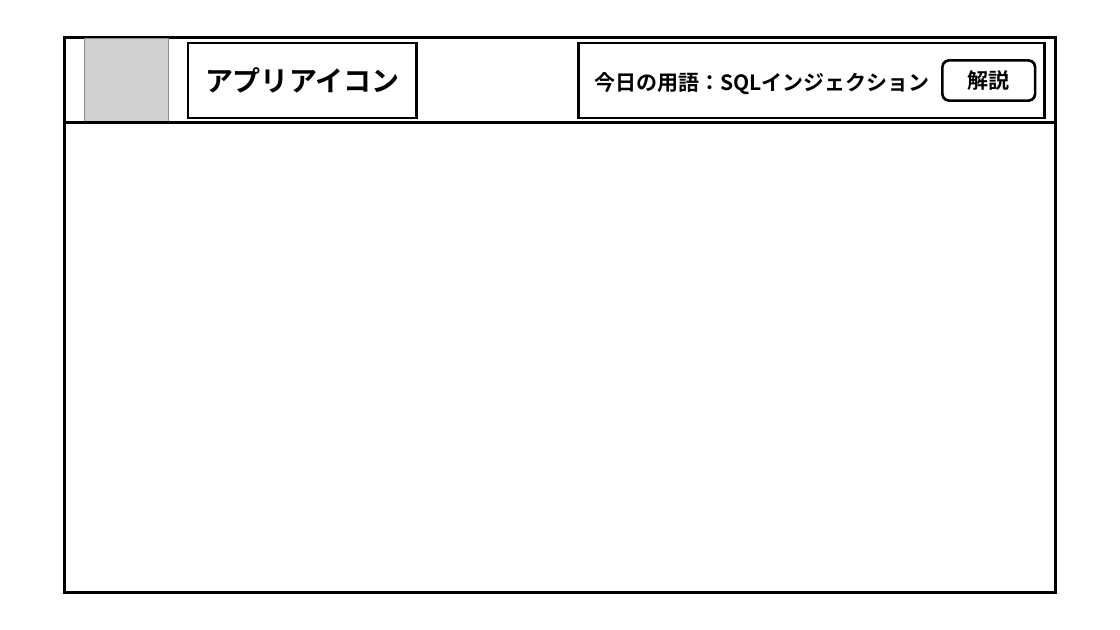
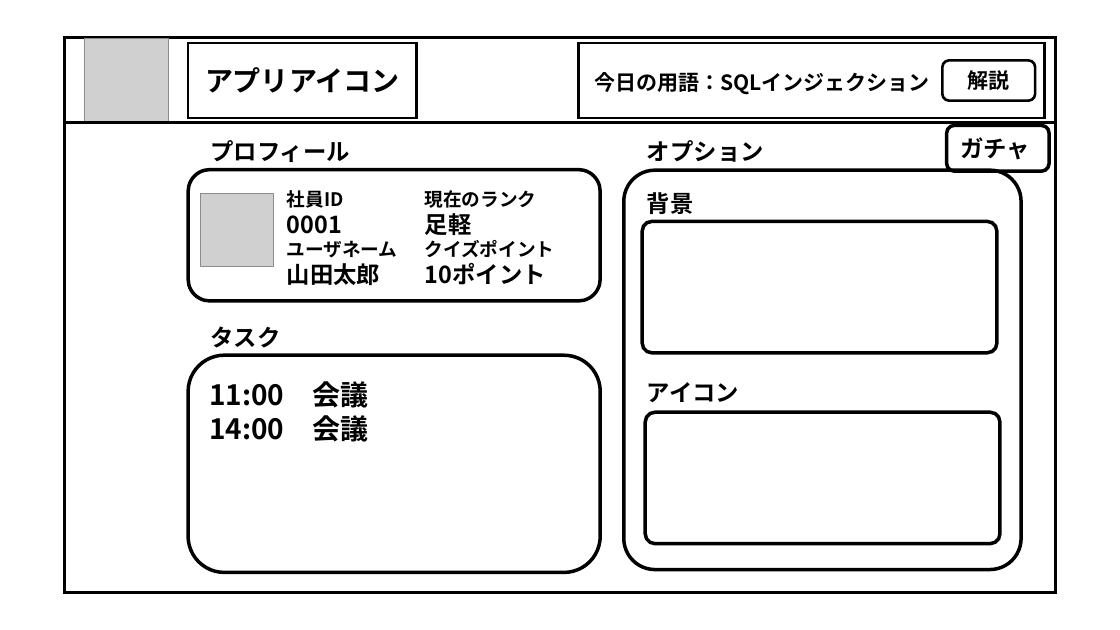
Before and after one commit to dojo2023/E-2, a slide deck: slide 13 of doc/外部設計書_画面設計_図.pptx (slide 12 before the commit). Drawn at 1120x630 pixels with LibreOffice and Linux fonts; fonts in the diff are those of the drawing; grey boxes stand for pictures. Boxes give left, top, right and bottom in pixels: in the first picture for what was removed or moved away, otherwise in the second. Text is boxed around its words. In the diff, an @@ line names an element or a change of style, - is before the commit and + after.

```diff
--- a/doc/外部設計書_画面設計_図.pptx
+++ b/doc/外部設計書_画面設計_図.pptx
@@ text added at (210,140,350,162), 20 pt, text #000000, bold @@
+プロフィール
@@ text added at (647,140,764,162), 20 pt, text #000000, bold @@
+オプション
@@ rounded rectangle added at (947,125,1049,171), outline #000000 3 pt @@
@@ text added at (960,137,1030,160), 20 pt, text #000000, bold @@
+ガチャ
@@ rounded rectangle added at (188,170,601,301), outline #000000 3 pt @@
@@ rounded rectangle added at (624,171,1022,571), outline #000000 3 pt @@
@@ picture added at (201,194,274,267) @@
@@ text added at (287,190,398,285), 16 pt, text #000000, bold @@
+社員ID
+0001
+ユーザネーム
+山田太郎
@@ text added at (425,190,555,285), 16 pt, text #000000, bold @@
+現在のランク
+足軽
+クイズポイント
+10ポイント
@@ text added at (647,192,694,214), 20 pt, text #000000, bold @@
+背景
@@ rounded rectangle added at (643,222,997,354), outline #000000 3 pt @@
@@ text added at (210,326,280,348), 20 pt, text #000000, bold @@
+タスク
@@ rounded rectangle added at (188,355,601,573), outline #000000 3 pt @@
@@ text added at (209,381,368,442), 24 pt, text #000000, bold @@
+11:00 会議
+14:00 会議
@@ text added at (647,382,739,402), 20 pt, text #000000, bold @@
+アイコン
@@ rounded rectangle added at (645,413,1000,544), outline #000000 3 pt @@
```
Also in this commit, not shown: 1 other slide changed, 1 slide added.
